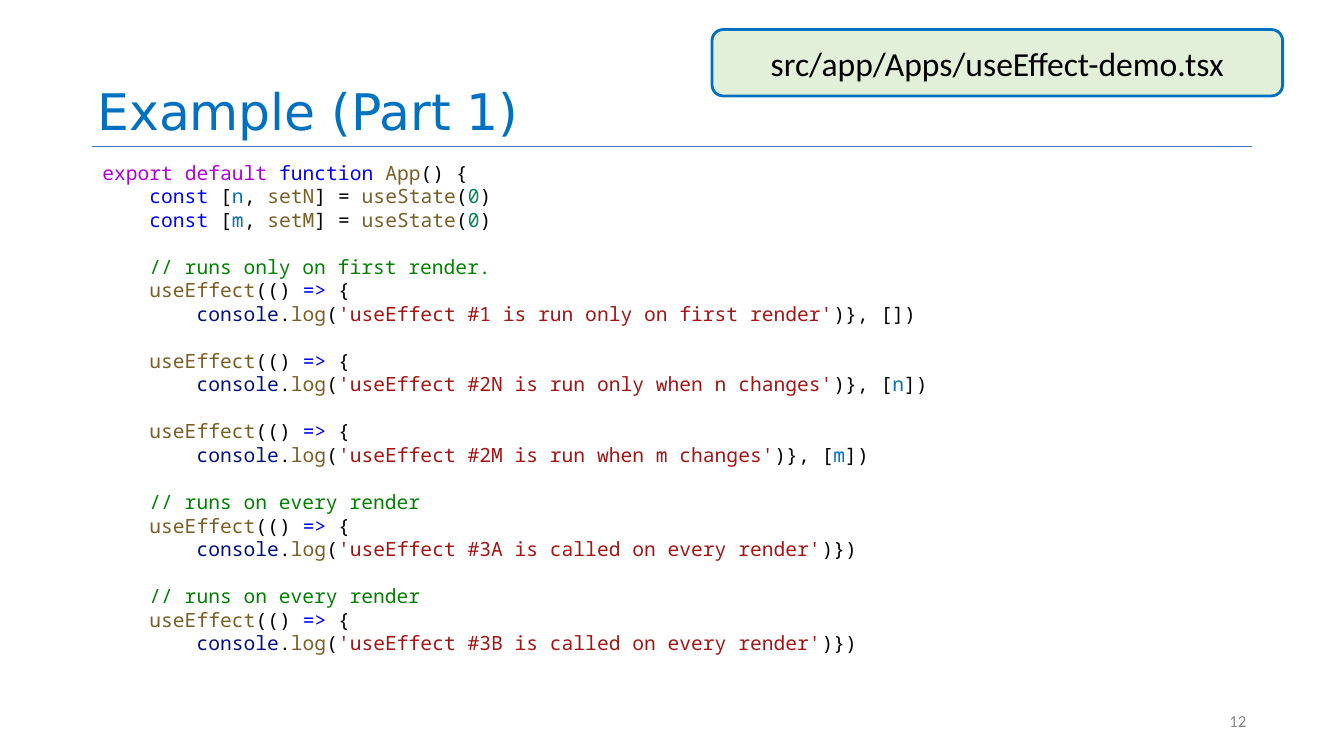
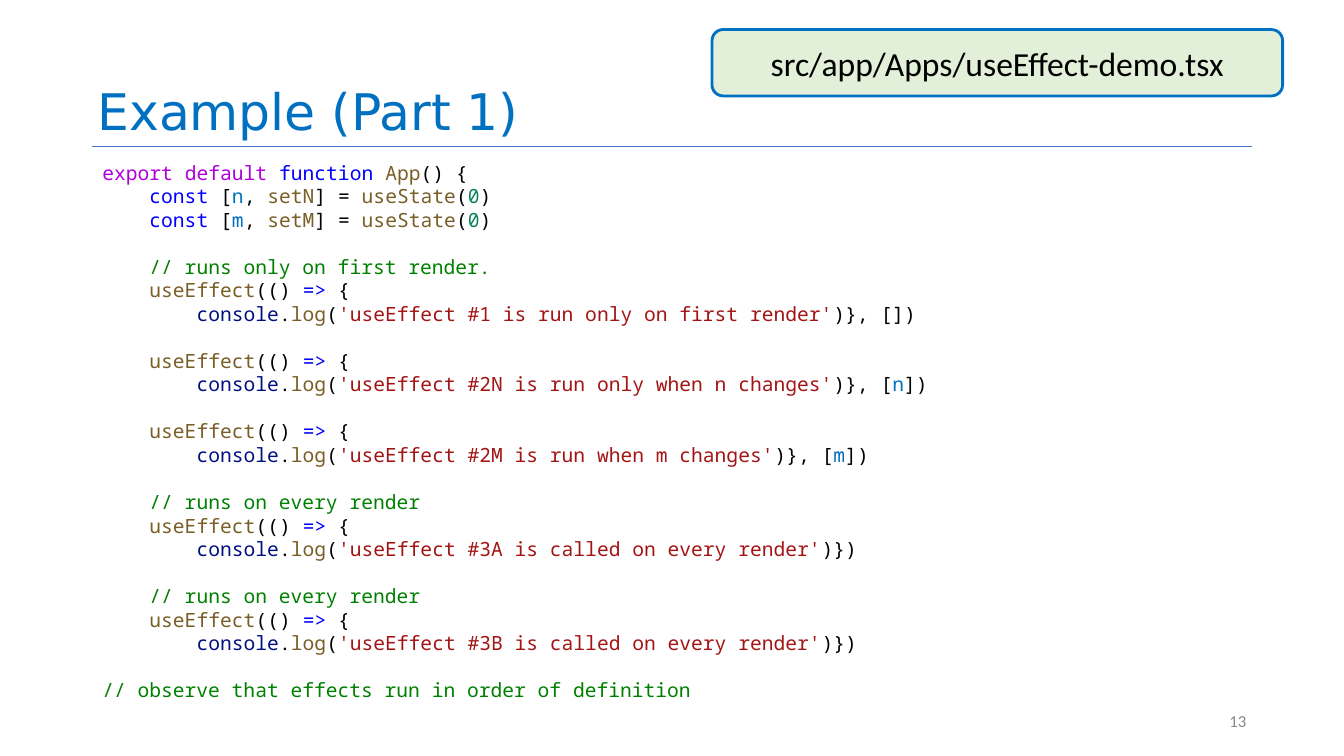
Before and after one commit to neu-se/CS4530-Spring-2024, a slide deck: slide 13 of Slides/Module 09 React Hooks.pptx (slide 12 before the commit). Drawn at 1344x756 pixels with LibreOffice and Linux fonts; fonts in the diff are those of the drawing. Boxes give left, top, right and bottom in pixels: in the first picture for what was removed or moved away, otherwise in the second. Text is boxed around its words. In the diff, an @@ line names an element or a change of style, - is before the commit and + after.

Commit message:
updated slides & examples

```diff
--- a/Slides/Module 09 React Hooks.pptx
+++ b/Slides/Module 09 React Hooks.pptx
@@ text at (138, 682, 691, 698): paragraph added @@
+// observe that effects run in order of definition
@@ page number at (1229, 716, 1246, 727): text changed @@
-12
+13
```
Also in this commit, not shown: 3 other slides changed, 4 slides added, 2 slides removed, 2 other files.
